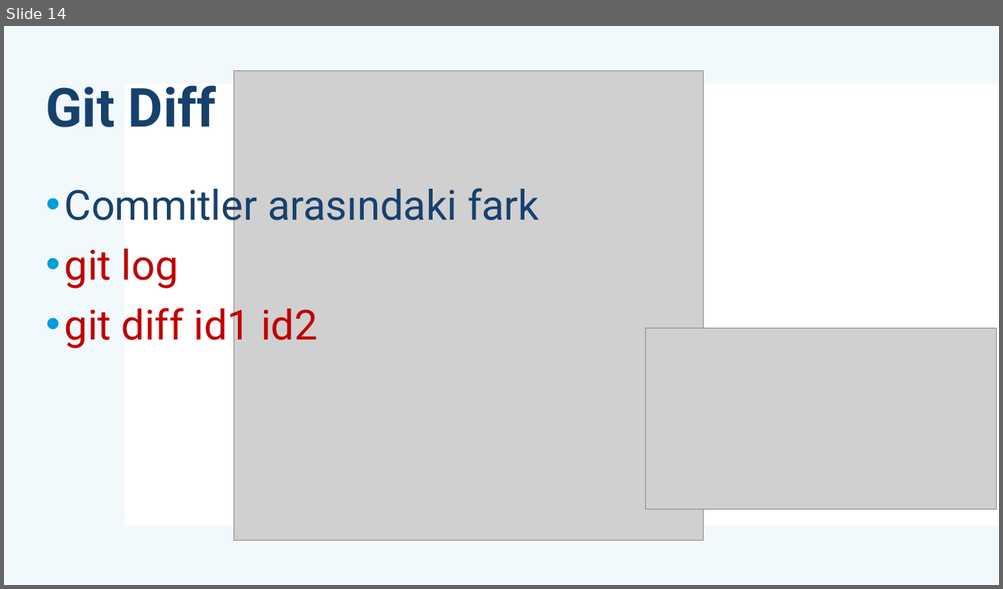
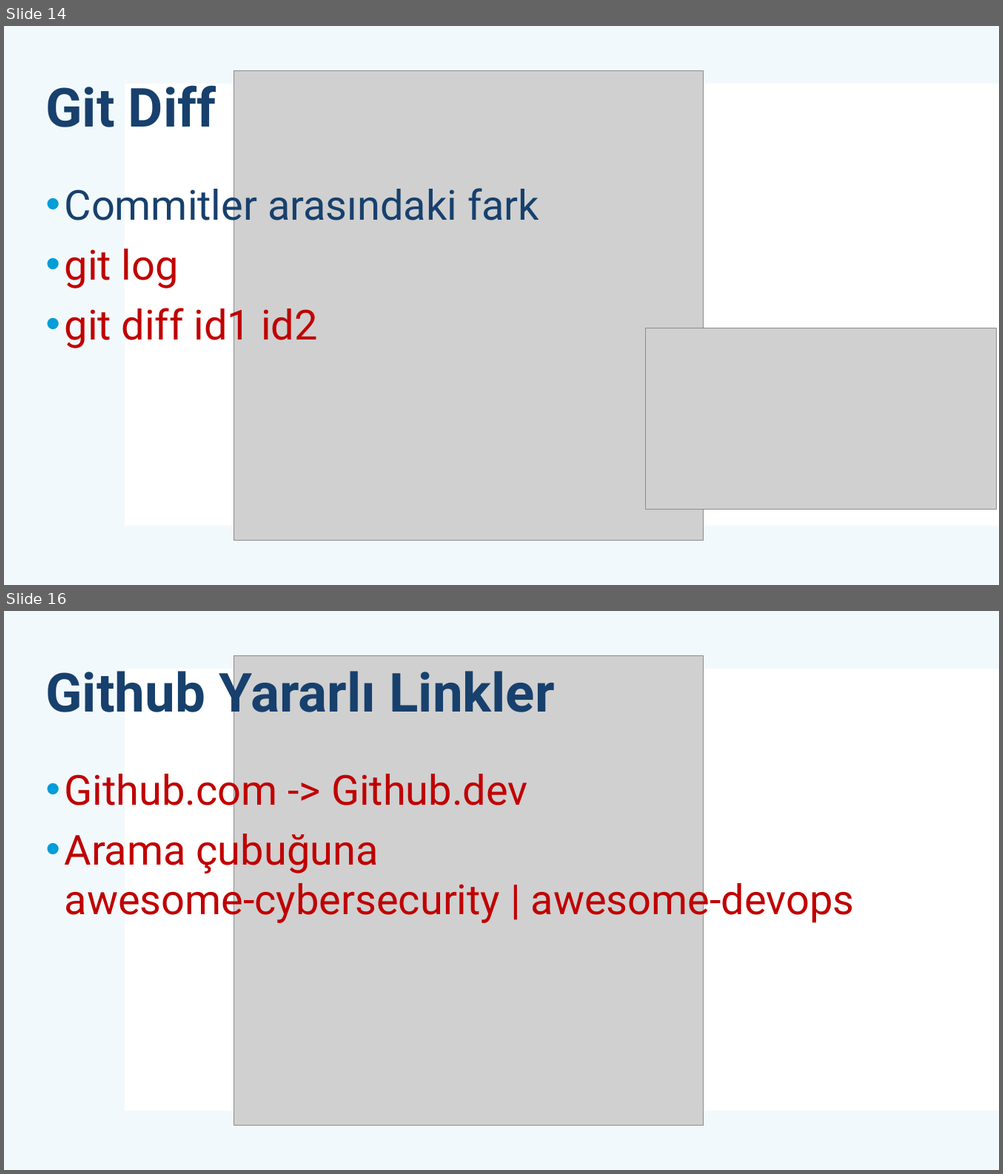
Before and after one commit to mehmetsungur/GitGithub, a slide deck: GitGithub.pptx. Shown one above the other, each under a label of ours: slide 14 before the commit, slides 14 and 16 after it; the slides between them are not shown. The pictures are 1003x589 and 1003x1174 pixels, drawn with LibreOffice and Linux fonts; fonts in the diff are those of the drawing; grey boxes stand for pictures. Boxes give left, top, right and bottom in pixels: in the first picture for what was removed or moved away, otherwise in the second. Text is boxed around its words. In the diff, an @@ line names an element or a change of style, - is before the commit and + after.

```diff
--- a/GitGithub.pptx
+++ b/GitGithub.pptx
@@ slide 16 added at (x1=4, y1=611, x2=999, y2=1170), background #FFFFFF; not listed: 2 template elements that a slide beside it also shows @@
@@ title added at (x1=45, y1=663, x2=554, y2=725), 52 pt, text #17406D, bold @@
+Github Yararlı Linkler
@@ picture added at (x1=234, y1=655, x2=703, y2=1125) @@
@@ text added at (x1=65, y1=767, x2=854, y2=925), 40 pt, text #C00000 @@
+• Github.com -> Github.dev
+• Arama çubuğuna
+  awesome-cybersecurity | awesome-devops
```
Also in this commit, not shown: 1 slide changed, 1 other slide added, 1 other file.
